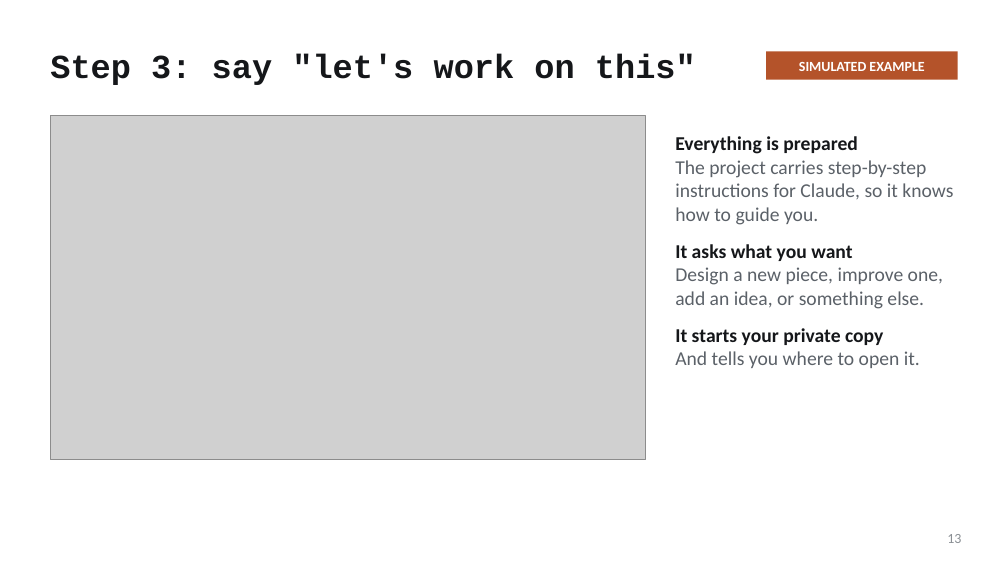
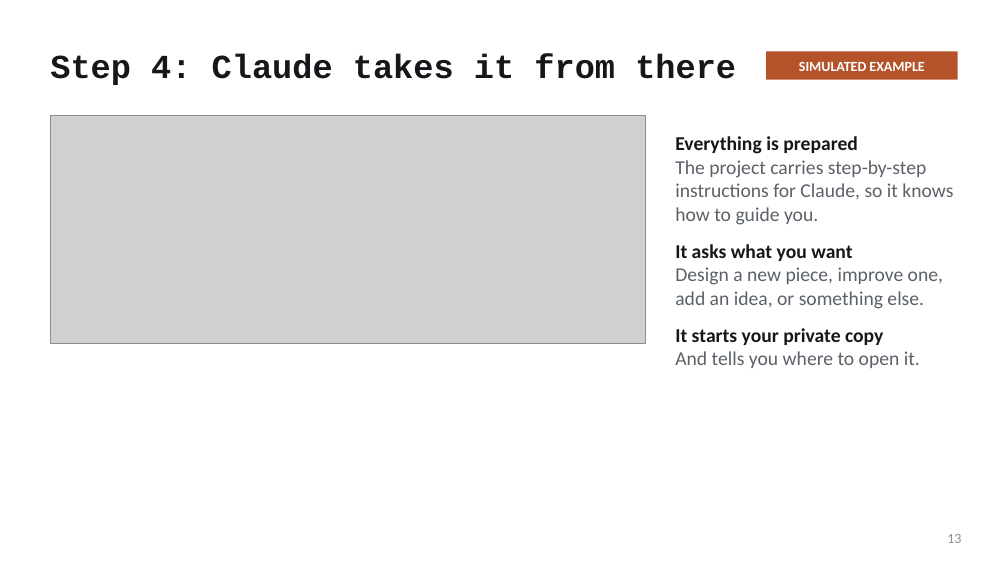
Before and after one commit to mfprado/acrylic-furniture, a slide deck: slide 13 of docs/contributing-guide.pptx. Drawn at 1008x567 pixels with LibreOffice and Linux fonts; fonts in the diff are those of the drawing; grey boxes stand for pictures. Boxes give left, top, right and bottom in pixels: in the first picture for what was removed or moved away, otherwise in the second. Text is boxed around its words. In the diff, an @@ line names an element or a change of style, - is before the commit and + after.

```diff
--- a/docs/contributing-guide.pptx
+++ b/docs/contributing-guide.pptx
@@ title at <box>50,54,736,85</box>: text changed @@
-Step 3: say "let's work on this"
+Step 4: Claude takes it from there
@@ picture: place and size @@
-picture at <box>50,116,645,460</box>
+picture at <box>50,116,645,344</box>
```
Also in this commit, not shown: 4 other slides changed, 4 other files.
